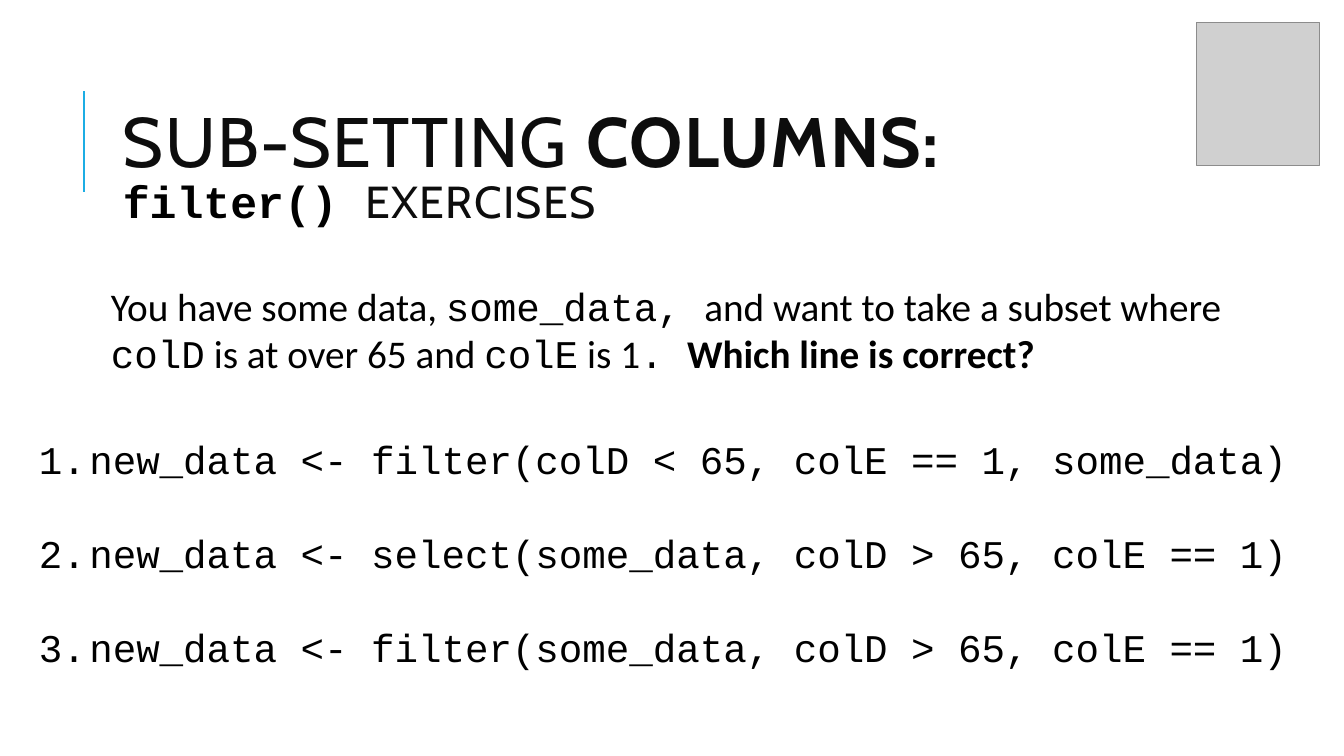
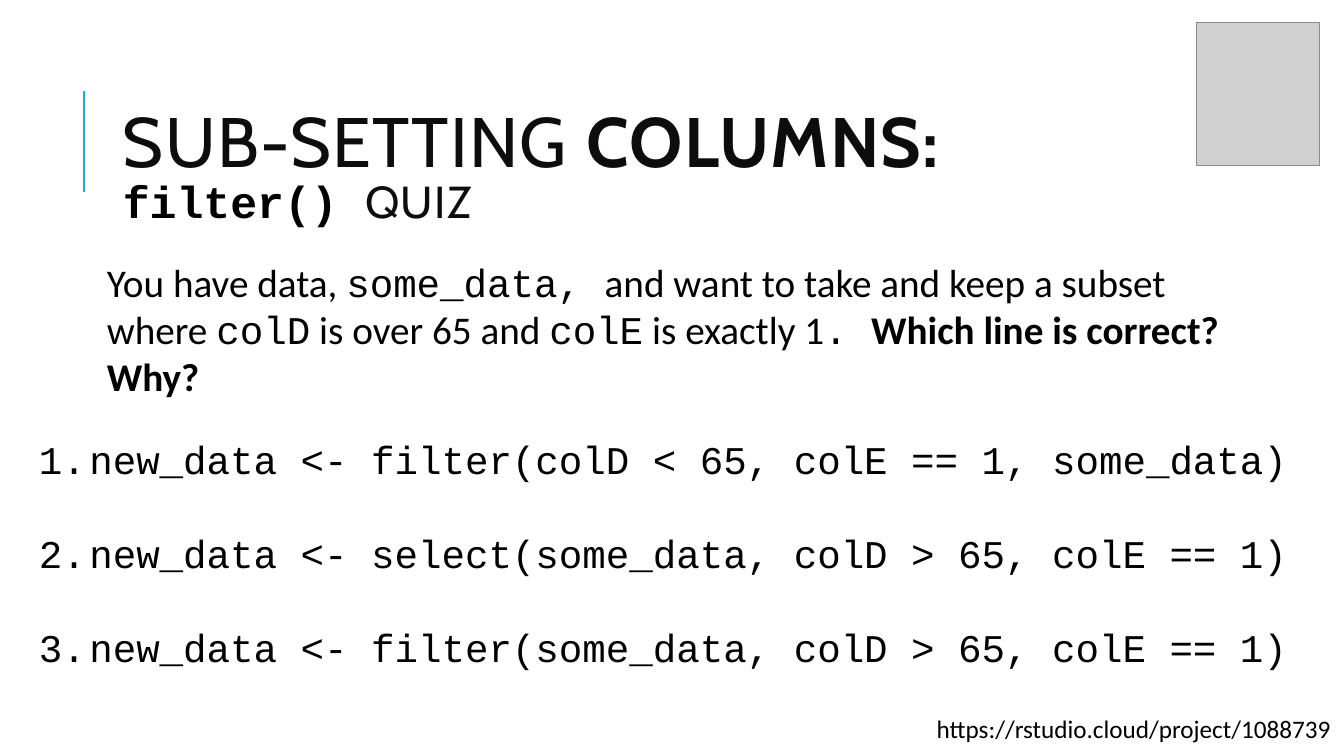
Before and after one commit to Jim89/tidy-lesson-plan, a slide deck: slide 9 of data-subsetting.pptx. Drawn at 1344x756 pixels with LibreOffice and Linux fonts; fonts in the diff are those of the drawing; grey boxes stand for pictures. Boxes give left, top, right and bottom in pixels: in the first picture for what was removed or moved away, otherwise in the second. Text is boxed around its words. In the diff, an @@ line names an element or a change of style, - is before the commit and + after.

```diff
--- a/data-subsetting.pptx
+++ b/data-subsetting.pptx
@@ text at [123,186,472,228]: text changed; font Cabin to Courier New; text colour #0D0D0D to #000000; bold on @@
-filter() EXERCISES
+filter() QUIZ
@@ text at [107,269,1218,397]: text changed @@
-You have some data, some_data, and want to take a subset where colD is at over 65 and colE is 1. Which line is correct?
+You have data, some_data, and want to take and keep a subset where colD is over 65 and colE is exactly 1. Which line is correct? Why?
@@ text added at [937,720,1331,743], 18 pt, text #000000 @@
+https://rstudio.cloud/project/1088739
```
Also in this commit, not shown: 8 other slides changed, 1 slide added, 4 other files.
